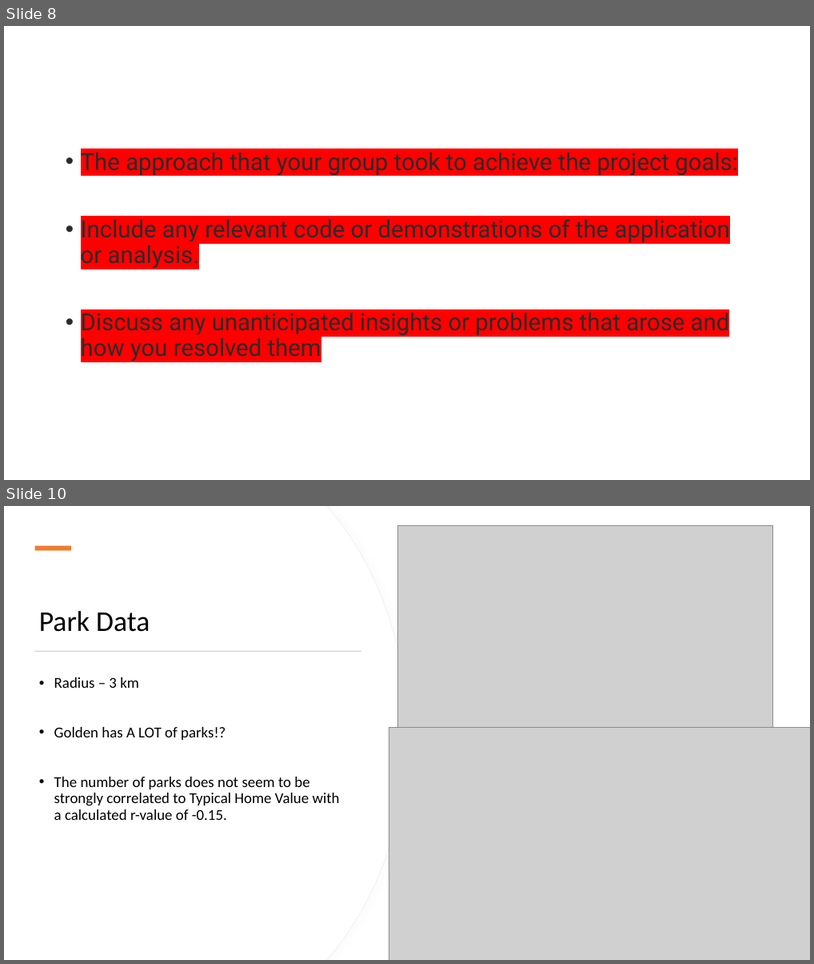
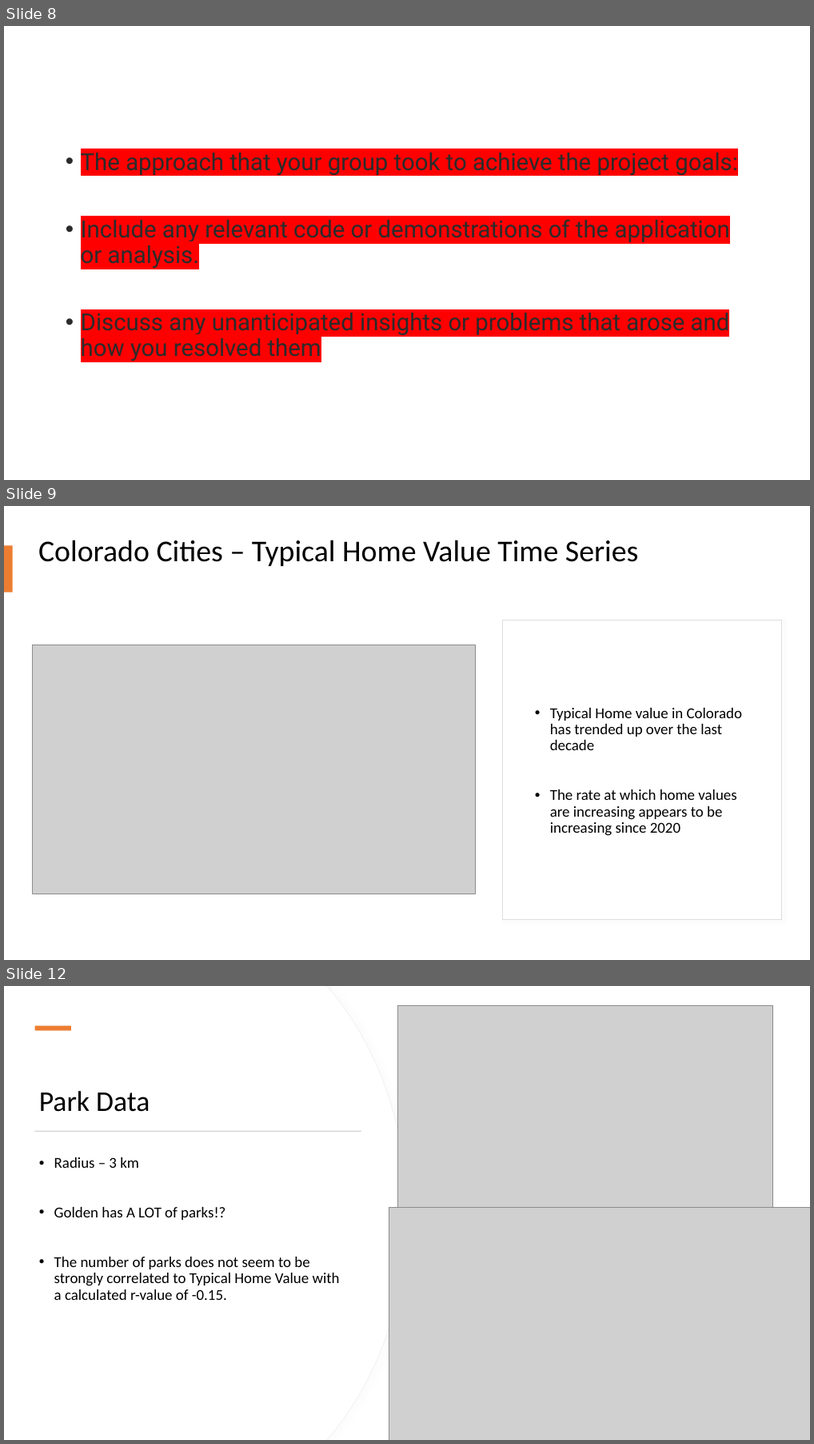
Before and after one commit to StanJohn04/Colorado_Real_Estate, a slide deck: Slide_Deck.pptx. Shown one above the other, each under a label of ours: slides 8 and 10 before the commit, slides 8, 9 and 12 after it; the slides between them are not shown. The pictures are 814x964 and 814x1444 pixels, drawn with LibreOffice and Linux fonts; fonts in the diff are those of the drawing; grey boxes stand for pictures. Boxes give left, top, right and bottom in pixels: in the first picture for what was removed or moved away, otherwise in the second. Text is boxed around its words. In the diff, an @@ line names an element or a change of style, - is before the commit and + after.

```diff
--- a/Slide_Deck.pptx
+++ b/Slide_Deck.pptx
@@ slide 9 added at <box>4,506,810,960</box>, background #FFFFFF @@
@@ rectangle added at <box>4,545,13,592</box>, fill #ED7D31 @@
@@ title added at <box>38,540,639,566</box>, 36 pt, text #000000 @@
+Colorado Cities – Typical Home Value Time Series
@@ rectangle added at <box>503,620,782,919</box>, fill #FFFFFF, outline #DEDEDE 0.75 pt @@
@@ picture added at <box>33,644,476,894</box> @@
@@ text added at <box>550,708,742,836</box>, 18 pt, text #000000 @@
+• Typical Home value in Colorado has trended up over the last decade
+• The rate at which home values are increasing appears to be increasing since 2020
@@ what was slide 10 is now slide 12 @@
```
Also in this commit, not shown: 3 slides changed, 3 other slides added, 2 slides removed, 1 other file.
